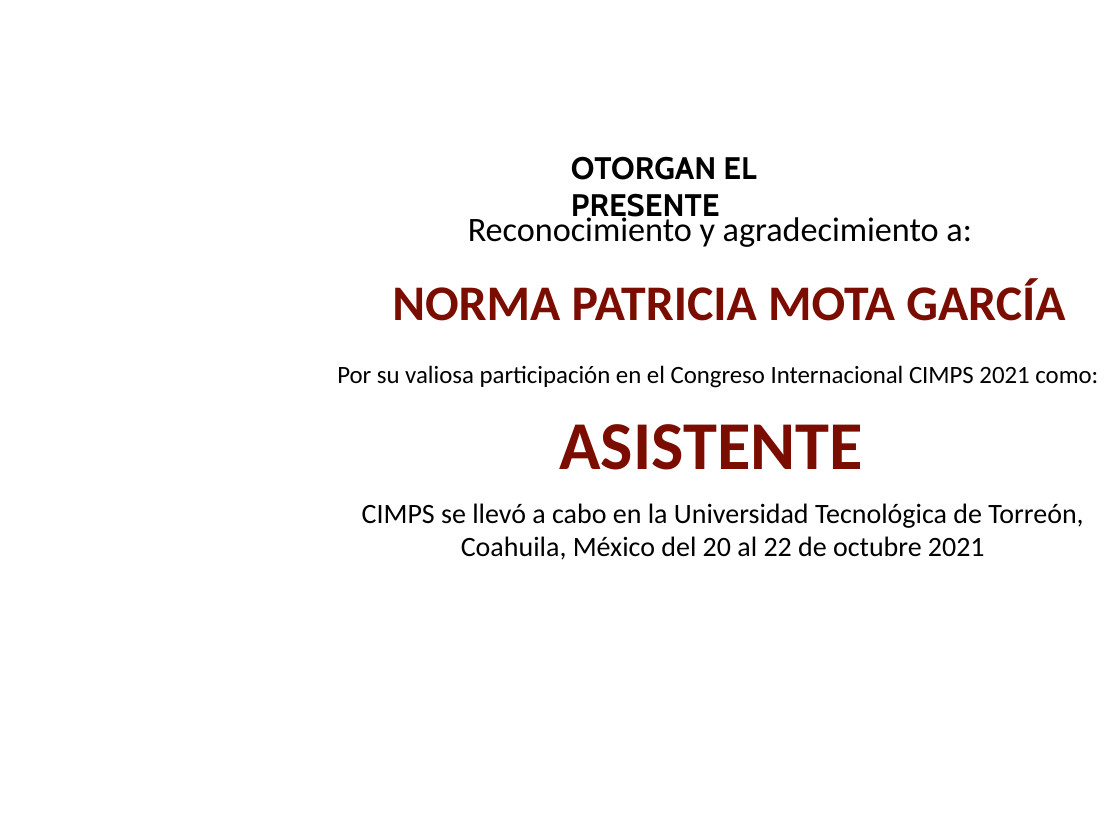
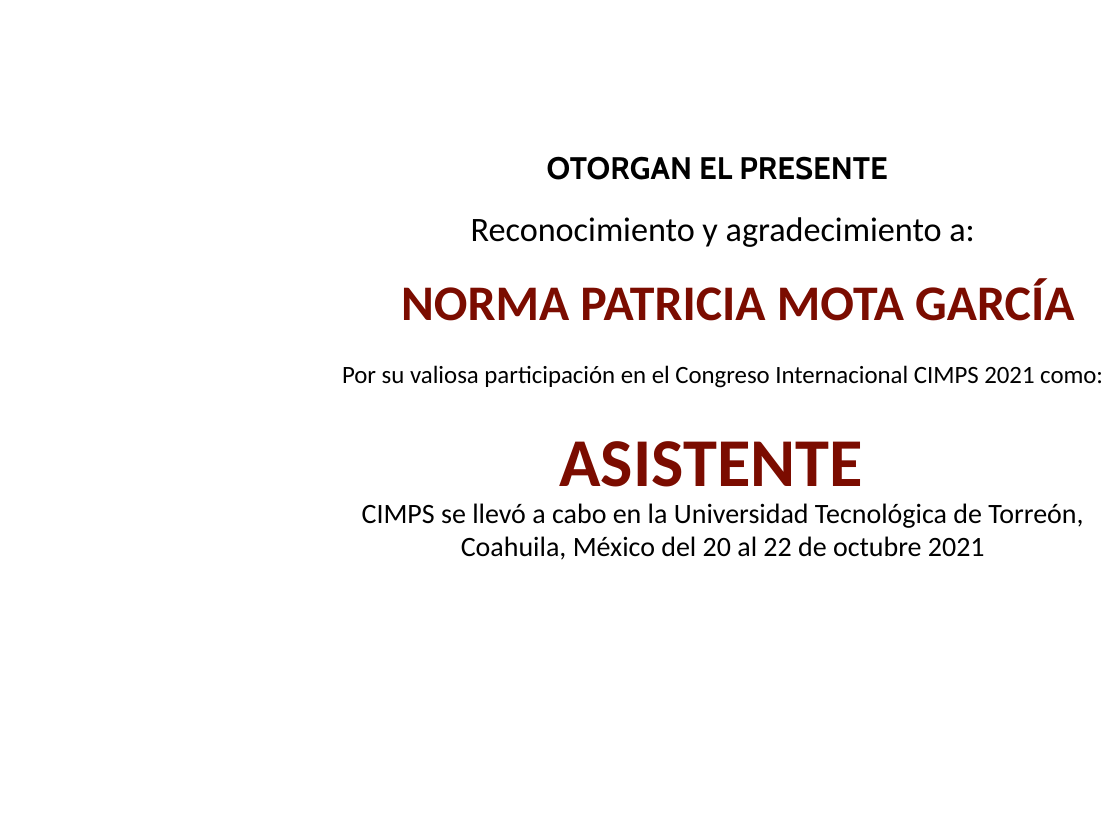
Before and after one commit to Master-Git-Hack/CIMPS, a slide deck: slide 1 of src/templates/certificate.pptx. Drawn at 1120x840 pixels with LibreOffice and Linux fonts; fonts in the diff are those of the drawing; background and template pictures are left out. Boxes give left, top, right and bottom in pixels: in the first picture for what was removed or moved away, otherwise in the second. Text is boxed around its words. In the diff, an @@ line names an element or a change of style, - is before the commit and + after.

```diff
--- a/src/templates/certificate.pptx
+++ b/src/templates/certificate.pptx
@@ text "OTORGAN EL PRESENTE" rewrapped from [571,156,756,224] to [547,156,888,180] @@
@@ text "Reconocimiento y agradecimiento a:" rewrapped from [468,213,971,247] to [471,217,974,247] @@
@@ text "NORMA PATRICIA MOTA GARCÍA" at [401,279,1074,321]: alignment left to centre @@
@@ text "Por su valiosa participación en ..." at [342,365,1103,388]: alignment left to centre @@
@@ text "ASISTENTE": place and size @@
-text "ASISTENTE" at [559,424,862,470]
+text "ASISTENTE" at [559,441,862,487]
```
Also in this commit, not shown: 14 other files.
